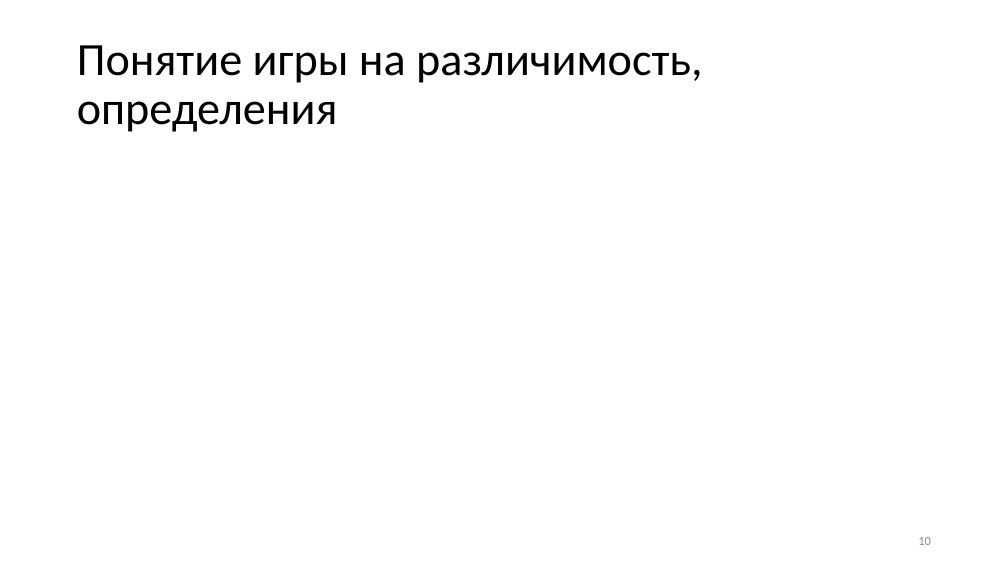
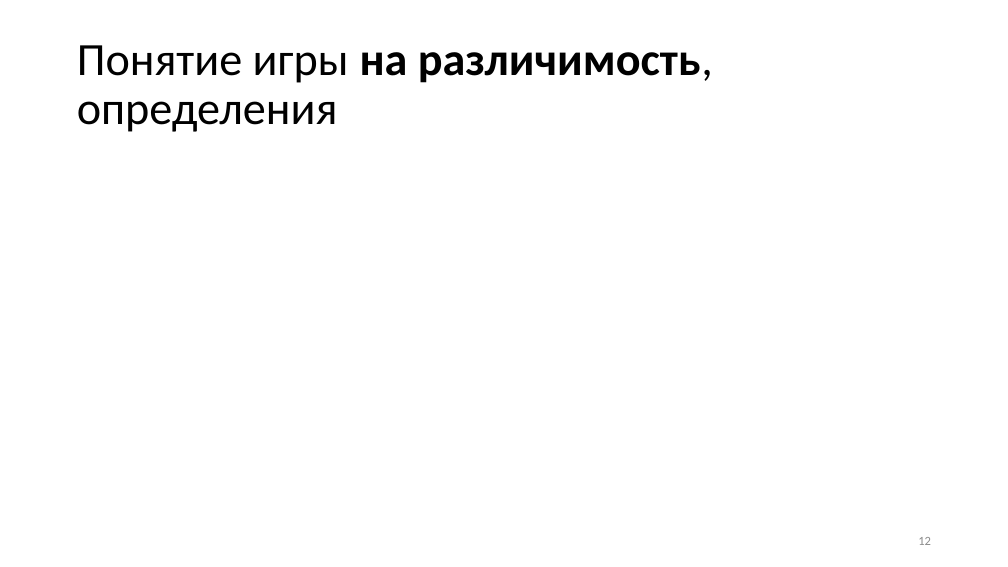
Before and after one commit to CryptoCourse/CryptoLectures, a slide deck: slide 12 of Lectures/Lecture1-b.pptx (slide 10 before the commit). Drawn at 1008x567 pixels with LibreOffice and Linux fonts; fonts in the diff are those of the drawing; grey boxes stand for pictures. Boxes give left, top, right and bottom in pixels: in the first picture for what was removed or moved away, otherwise in the second. Text is boxed around its words. In the diff, an @@ line names an element or a change of style, - is before the commit and + after.

```diff
--- a/Lectures/Lecture1-b.pptx
+++ b/Lectures/Lecture1-b.pptx
@@ title "Понятие игры на различимость, определения" at (77, 45, 713, 132): bold on in "на различимость," @@
@@ page number at (918, 537, 931, 545): text changed @@
-10
+12
```
Also in this commit, not shown: 2 other slides changed, 5 slides added, 3 other files.
